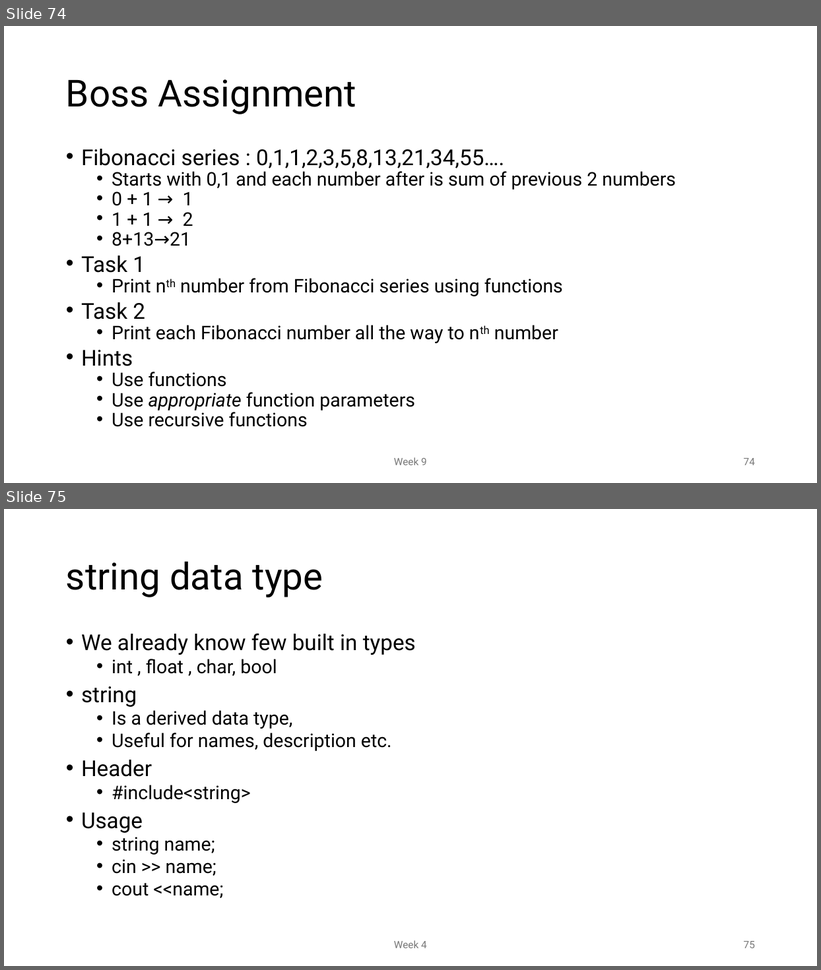
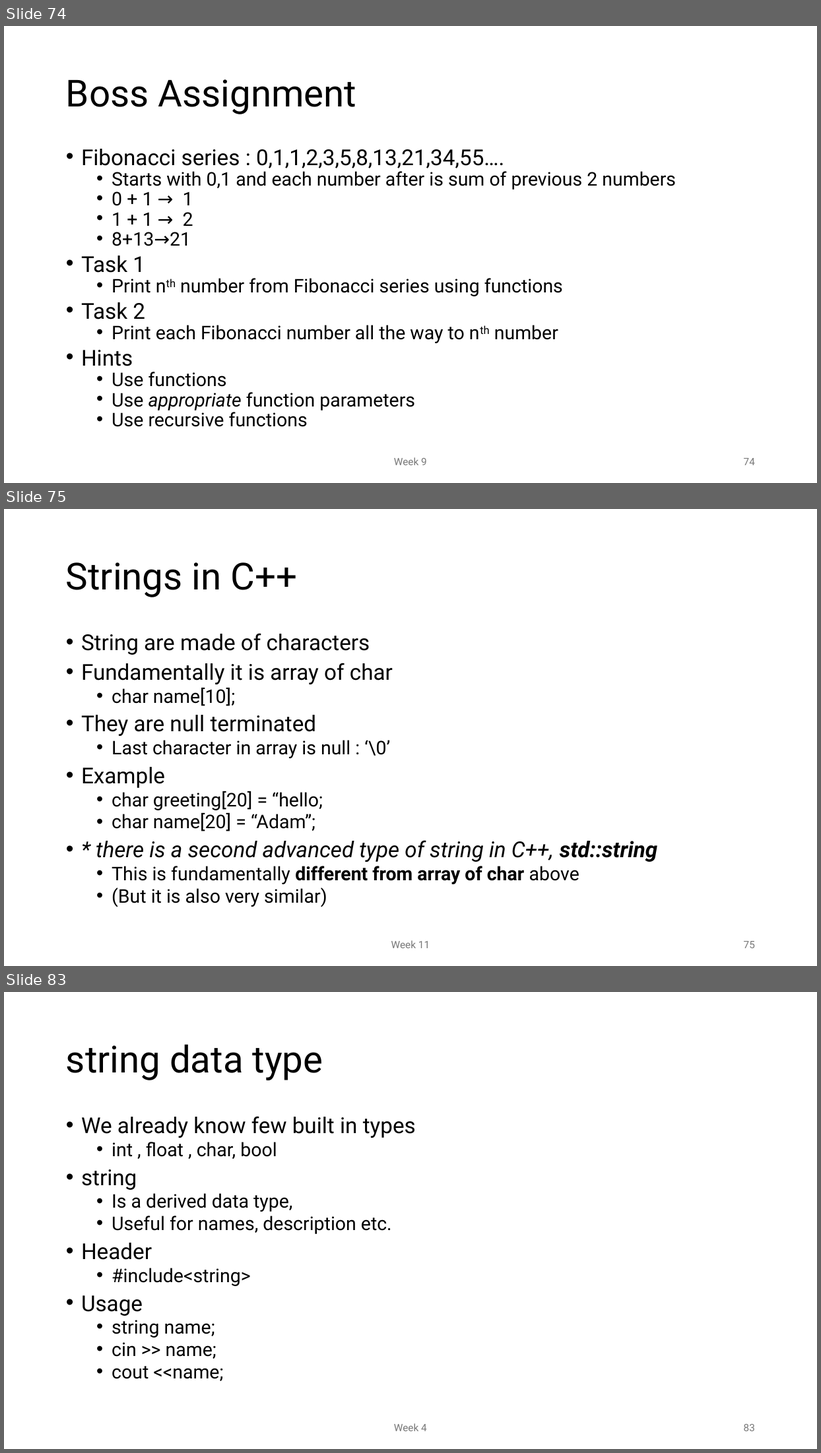
Before and after one commit to MoklaEducation/ems_fall_2025_cpp101, a slide deck: all/Intro to Programming_all.pptx. Shown one above the other, each under a label of ours: slides 74 and 75 before the commit, slides 74, 75 and 83 after it; the slides between them are not shown. The pictures are 821x970 and 821x1453 pixels, drawn with LibreOffice and Linux fonts; fonts in the diff are those of the drawing. Boxes give left, top, right and bottom in pixels: in the first picture for what was removed or moved away, otherwise in the second. Text is boxed around its words. In the diff, an @@ line names an element or a change of style, - is before the commit and + after.

Commit message:
Week 11

```diff
--- a/all/Intro to Programming_all.pptx
+++ b/all/Intro to Programming_all.pptx
@@ slide 75 added at (x1=4, y1=509, x2=817, y2=966), background #FFFFFF @@
@@ title added at (x1=66, y1=562, x2=298, y2=597), 44 pt, text #000000 @@
+Strings in C++
@@ text added at (x1=81, y1=633, x2=657, y2=908), 22.2 pt, text #000000 @@
+• String are made of characters
+• Fundamentally it is array of char
+  • char name[10];
+• They are null terminated
+  • Last character in array is null : ‘\0’
+• Example
+  • char greeting[20] = “hello;
+  • char name[20] = “Adam”;
+• * there is a second advanced type of string in C++, std::string
+  • This is fundamentally different from array of char above
+  • (But it is also very similar)
@@ text added at (x1=391, y1=941, x2=430, y2=949), 12 pt, text #797979 @@
+Week 11
@@ page number added at (x1=744, y1=941, x2=755, y2=949), 12 pt, text #797979 @@
+75
@@ what was slide 75 is now slide 83 @@
@@ page number at (x1=744, y1=1424, x2=755, y2=1432): text changed @@
-75
+83
```
Also in this commit, not shown: 7 other slides added, 1 other file.
